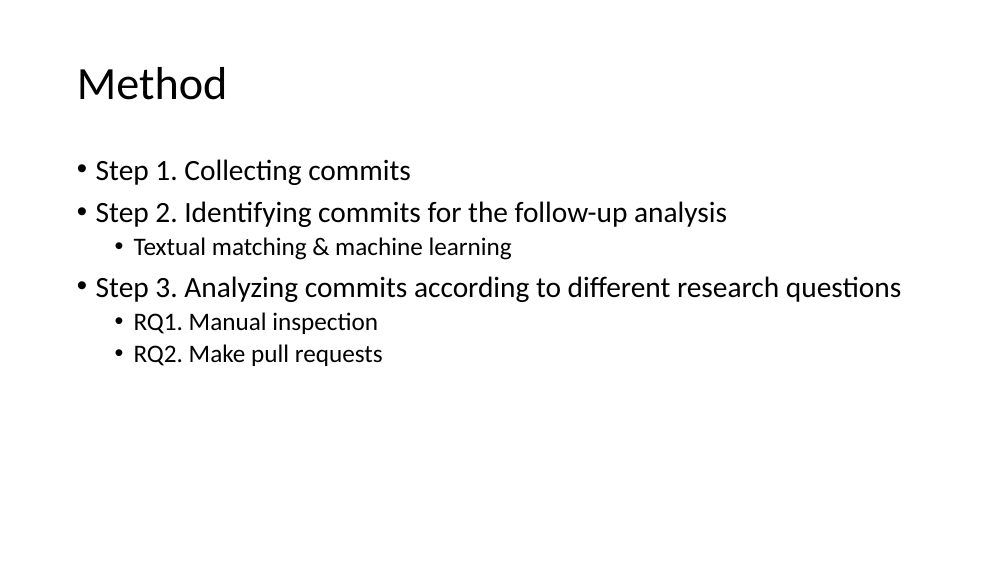
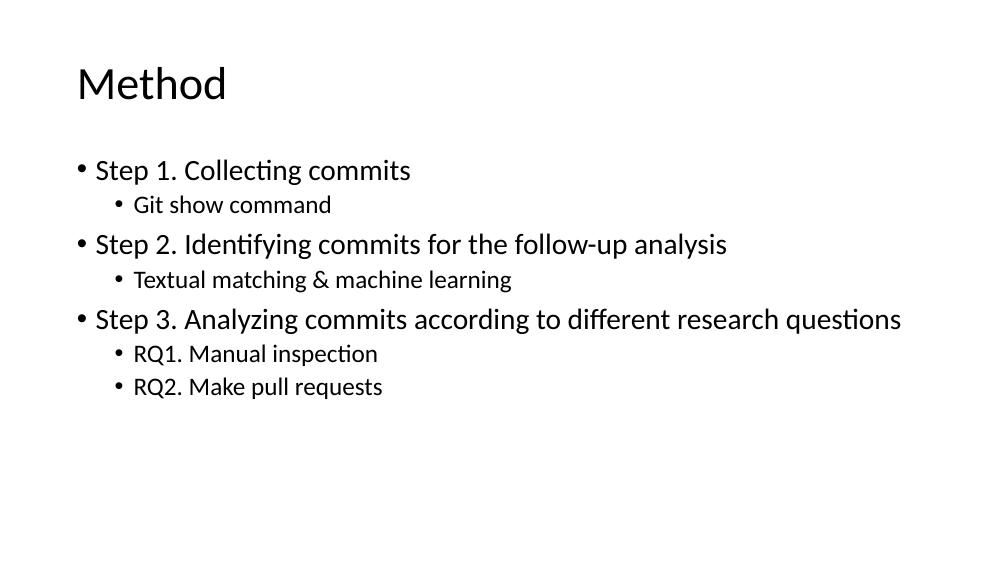
Before and after one commit to qwordy/Research, a slide deck: slide 9 of ppt/How do Programmers Maintain Concurrent Code.pptx. Drawn at 1008x567 pixels with LibreOffice and Linux fonts; fonts in the diff are those of the drawing. Boxes give left, top, right and bottom in pixels: in the first picture for what was removed or moved away, otherwise in the second. Text is boxed around its words. In the diff, an @@ line names an element or a change of style, - is before the commit and + after.

```diff
--- a/ppt/How do Programmers Maintain Concurrent Code.pptx
+++ b/ppt/How do Programmers Maintain Concurrent Code.pptx
@@ text at (x1=134, y1=195, x2=332, y2=213): paragraph added @@
+  • Git show command
```
Also in this commit, not shown: 12 other slides changed, 7 slides added.
